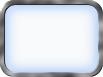
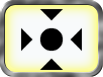
Layered file, before and after one edit (103x77). Changes by layer:
added layer "1425490959_target-128.png" above "Frame" over [21, 9, 82, 70]
painted on "Frame copy" over [0, 0, 103, 77]
